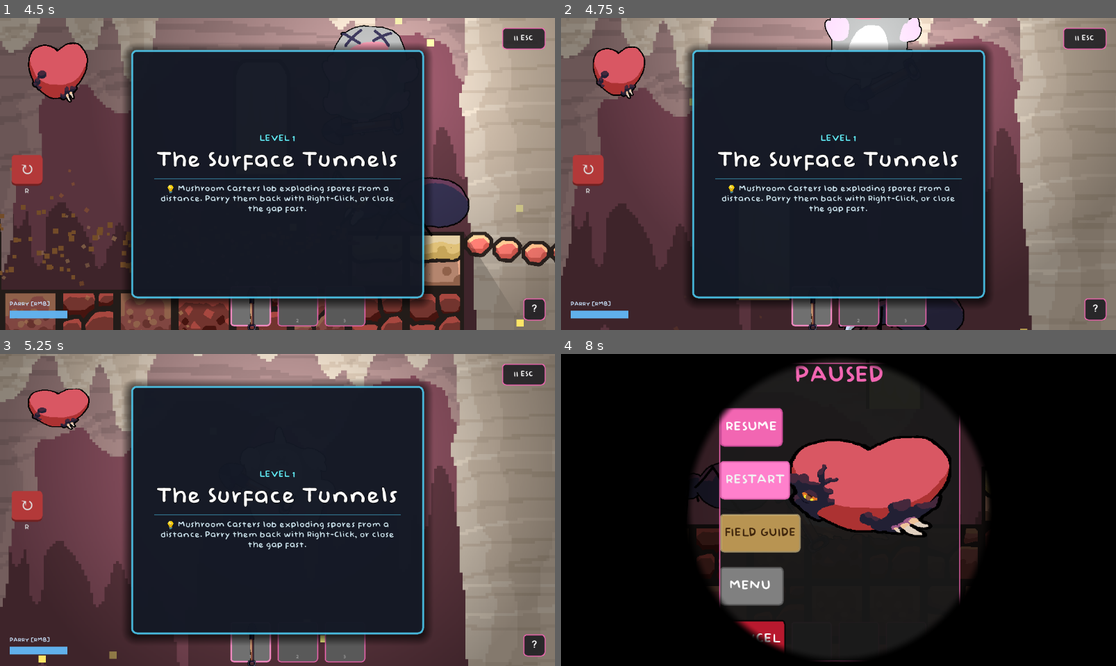
Above: before the commit, frames 1-4 (two rows, left to right).
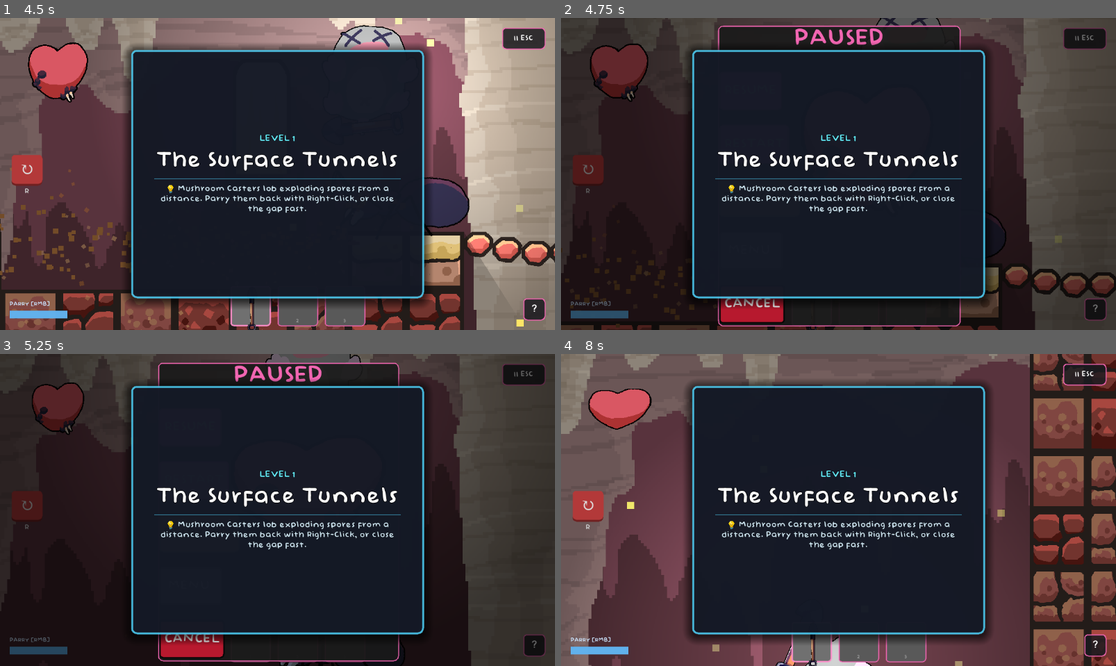
Above: after the commit, the same moments.

Repository: Geofoods/Holy-Moly
Game: Godot game, scene res://scenes/intro.tscn
Two runs of this game, one before a commit and one after it. Both use one fixed random seed, a clock stepped at 60 frames per second and the inputs below. Sound files missing from this copy of the repository are replaced by a short silence.
Inputs (mouse positions are in pixels of both pictures, inside the frame that each line leads up to):
- Up to frame 1 (4.5 s): tap Enter (ui_accept) at 0.5, 0.77, 1.52 s; move the mouse to (399, 158) at 0.52 s; hold Right (ui_right) 0.53-1.28 s; tap P at 0.6, 1.55 s; click (399, 158) at 0.67 s; tap E at 0.8, 1.35, 3.8 s; move the mouse to (166, 189) at 1.27 s; hold Left (ui_left) 1.28-2 s; click "PLAY" at 2 s; click "Level 1 - The Surface Tunnels" at 2.75 s; move the mouse to (333, 105) at 3.52 s; hold Right (ui_right) 3.53-4.28 s; tap Shift (dig_dash) at 3.6 s; move the mouse to (249, 236) at 4.27 s; hold W from 4.28 s (still down); click (249, 236) at 4.35 s
- Up to frame 2 (4.75 s): keep holding W; tap Enter (ui_accept) at 4.52 s; tap P at 4.55 s
- Up to frame 3 (5.25 s): release W at 5 s; click (194, 478) at 5 s, where only the run after the commit has a clickable "RESTART"
- Up to frame 4 (8 s): click (755, 478) at 5.75 s, where only the run after the commit has a clickable "RESTART"; move the mouse to (1005, 556) at 6.52 s; hold Left (ui_left) 6.53-7.25 s; tap P at 6.6 s; tap Enter (ui_accept) at 6.77 s; tap E at 6.8 s; tap Escape at 7.15 s; click (755, 478) at 7.25 s, where only the run before the commit has a clickable "RESTART"

Frame 1 is identical in both runs. In frame 2, 55% of the frame differs, in the area x 0-100%, y 0-100%; in frame 3, 57%; in frame 4, 80%.

Commit message:
[isj
sadasd

Diff:
--- /dev/null
+++ b/scenes/dropped_item.tscn
@@ -0,0 +1,29 @@
+[gd_scene format=3 uid="uid://c6xus6tuhcmf1"]
+
+[ext_resource type="Script" path="res://scripts/dropped_item.gd" id="1_script"]
+
+[sub_resource type="CircleShape2D" id="CircleShape2D_phys"]
+radius = 4.0
+
+[sub_resource type="CircleShape2D" id="CircleShape2D_area"]
+radius = 8.0
+
+[node name="DroppedItem" type="CharacterBody2D"]
+collision_layer = 0
+collision_mask = 1
+script = ExtResource("1_script")
+
+[node name="Sprite2D" type="Sprite2D" parent="."]
+scale = Vector2(0.2, 0.2)
+
+[node name="CollisionShape2D" type="CollisionShape2D" parent="."]
+shape = SubResource("CircleShape2D_phys")
+
+[node name="Area2D" type="Area2D" parent="."]
+collision_layer = 0
+collision_mask = 1
+
+[node name="CollisionShape2D" type="CollisionShape2D" parent="Area2D"]
+shape = SubResource("CircleShape2D_area")
+
+[connection signal="body_entered" from="Area2D" to="." method="_on_area_2d_body_entered"]
--- a/scenes/slimeenemy.tscn
+++ b/scenes/slimeenemy.tscn
@@ -8,7 +8,7 @@
 
 [node name="Enemy" type="CharacterBody2D" unique_id=866104770]
 position = Vector2(2, -1)
-scale = Vector2(0.5, 0.5)
+scale = Vector2(0.25, 0.25)
 collision_layer = 4
 script = ExtResource("1_qykxs")
 
--- a/scripts/bestiary_data.gd
+++ b/scripts/bestiary_data.gd
@@ -131,7 +131,7 @@
 	{
 		"category": "Menus",
 		"rows": [
-			{"label": "ESC", "detail": "Pause the game. Resume, return to the main menu, or quit."},
+			{"label": "P", "detail": "Pause the game. Resume, return to the main menu, or quit."},
 			{"label": "Info button (bottom-right)", "detail": "Opens this screen any time, in a level or from the main menu."},
 		],
 	},
--- a/scripts/chest.gd
+++ b/scripts/chest.gd
@@ -66,28 +66,14 @@
 
 func _grant_item() -> void:
 	var loot := _get_loot_item()
-	Inventory.add_item(loot)
-	_show_item_rise(loot)
+	var dropped_item_scene := preload("res://scenes/dropped_item.tscn")
+	var dropped_item = dropped_item_scene.instantiate()
+	dropped_item.item_data = loot
+	get_parent().add_child(dropped_item)
+	dropped_item.global_position = global_position + Vector2(0, -20)
 
-func _show_item_rise(loot: ItemData) -> void:
-	if not loot.icon_texture:
-		return
-	get_tree().create_timer(0.15).timeout.connect(func():
-		SFX.play("item_pickup", global_position, -4.0, 0.1)
-	)
-	get_tree().create_timer(0.3).timeout.connect(func():
-		SFX.play("coin", global_position, -6.0, 0.1)
-	)
-	var sprite := Sprite2D.new()
-	sprite.texture = loot.icon_texture
-	sprite.global_position = global_position + Vector2(0, -40)
-	sprite.z_index = 20
-	add_child(sprite)
-	var tween := create_tween()
-	tween.set_parallel(true)
-	tween.tween_property(sprite, "global_position:y", sprite.global_position.y - 80.0, 0.8).set_trans(Tween.TRANS_QUAD).set_ease(Tween.EASE_OUT)
-	tween.tween_property(sprite, "modulate:a", 0.0, 0.8)
-	tween.tween_callback(sprite.queue_free)
+	SFX.play("coin", global_position, -6.0, 0.1)
+
 
 func _play_open_animation() -> void:
 	var lid = $Lid
--- /dev/null
+++ b/scripts/dropped_item.gd
@@ -0,0 +1,84 @@
+extends CharacterBody2D
+
+const GRAVITY := 900.0
+const BOUNCE := 0.4
+const MIN_BOUNCE_VELOCITY := 30.0
+
+@export var item_data: ItemData
+
+var _velocity := Vector2.ZERO
+var _is_floating := false
+var _float_time := 0.0
+var _can_pickup := false
+var _y_start_float := 0.0
+var _notification_cooldown := 0.0
+
+@onready var sprite: Sprite2D = $Sprite2D
+@onready var area: Area2D = $Area2D
+
+func _ready() -> void:
+	if item_data:
+		sprite.texture = item_data.icon_texture
+
+	# Avoid physics collisions with the player
+	var player = get_tree().get_first_node_in_group("mole")
+	if player:
+		add_collision_exception_with(player)
+
+	# Spawn with some random velocity popped out of the chest
+	# e.g., upwards and slightly left/right
+	_velocity = Vector2(randf_range(-150.0, 150.0), randf_range(-400.0, -250.0))
+
+	# Delay pickup slightly so player doesn't immediately consume it
+	get_tree().create_timer(0.4).timeout.connect(func():
+		_can_pickup = true
+	)
+
+func _physics_process(delta: float) -> void:
+	if _notification_cooldown > 0.0:
+		_notification_cooldown -= delta
+
+	if not _is_floating:
+		_velocity.y += GRAVITY * delta
+		var collision = move_and_collide(_velocity * delta)
+		if collision:
+			var normal = collision.get_normal()
+			_velocity = _velocity.bounce(normal) * BOUNCE
+			# If we land on a floor or velocity becomes very small, start floating
+			if normal.y < -0.7 or _velocity.length() < MIN_BOUNCE_VELOCITY:
+				_is_floating = true
+				_y_start_float = global_position.y
+				_velocity = Vector2.ZERO
+	else:
+		# Floating bobbing animation
+		_float_time += delta
+		global_position.y = _y_start_float + sin(_float_time * 4.0) * 6.0
+
+	if _can_pickup:
+		for body in area.get_overlapping_bodies():
+			if body.is_in_group("mole"):
+				_try_pickup(body)
+				break
+
+var _is_picked_up := false
+
+func _try_pickup(body: Node2D) -> void:
+	if _is_picked_up:
+		return
+	var success = Inventory.add_item(item_data)
+	if success:
+		_is_picked_up = true
+		# Play pickup sound
+		SFX.play("item_pickup", global_position, -4.0, 0.1)
+		queue_free()
+	else:
+		if _notification_cooldown <= 0.0:
+			_notification_cooldown = 1.5
+			if body.has_method("show_inventory_full_message"):
+				body.show_inventory_full_message()
+
+func _on_area_2d_body_entered(body: Node2D) -> void:
+	if not _can_pickup:
+		return
+	if body.is_in_group("mole"):
+		_try_pickup(body)
--- a/scripts/info_popup.gd
+++ b/scripts/info_popup.gd
@@ -41,7 +41,7 @@
 		_select_entry(Bestiary.get_entries()[0]["id"])
 
 func _input(event: InputEvent) -> void:
-	if is_open and event is InputEventKey and event.pressed and event.keycode == KEY_ESCAPE:
+	if is_open and event is InputEventKey and event.pressed and (event.keycode == KEY_ESCAPE or event.keycode == KEY_P):
 		close()
 		get_viewport().set_input_as_handled()
 
--- a/scripts/mole.gd
+++ b/scripts/mole.gd
@@ -850,3 +850,46 @@
 	_slow_bar.set_anchors_preset(Control.PRESET_FULL_RECT)
 	_slow_bar.color = Color(1.0, 0.5, 0.0, 0.9)
 	bar_bg.add_child(_slow_bar)
+
+func show_inventory_full_message() -> void:
+	var canvas := get_parent().get_node_or_null("CanvasLayer")
+	if not canvas:
+		return
+
+	var existing = canvas.get_node_or_null("InventoryFullLabel")
+	if existing:
+		existing.queue_free()
+
+	var label := Label.new()
+	label.name = "InventoryFullLabel"
+	label.text = "Inventory Full!"
+	label.horizontal_alignment = HORIZONTAL_ALIGNMENT_CENTER
+	label.vertical_alignment = VERTICAL_ALIGNMENT_CENTER
+
+	label.add_theme_color_override("font_color", Color(1.0, 0.1, 0.1, 1.0))
+	label.add_theme_font_size_override("font_size", 32)
+	var font := load("res://Baby Doll.otf") as Font
+	if font:
+		label.add_theme_font_override("font", font)
+
+	label.anchor_left = 0.5
+	label.anchor_right = 0.5
+	label.anchor_top = 0.5
+	label.anchor_bottom = 0.5
+	label.grow_horizontal = Control.GROW_DIRECTION_BOTH
+	label.grow_vertical = Control.GROW_DIRECTION_BOTH
+	label.offset_left = -150
+	label.offset_right = 150
+	label.offset_top = -20
+	label.offset_bottom = 20
+
+	canvas.add_child(label)
+
+	var tween := create_tween()
+	label.scale = Vector2(0.8, 0.8)
+	label.pivot_offset = Vector2(150, 20)
+	tween.tween_property(label, "scale", Vector2(1.1, 1.1), 0.15).set_trans(Tween.TRANS_BACK).set_ease(Tween.EASE_OUT)
+	tween.tween_property(label, "scale", Vector2(1.0, 1.0), 0.1)
+	tween.tween_interval(1.0)
+	tween.tween_property(label, "modulate:a", 0.0, 0.5)
+	tween.tween_callback(label.queue_free)
--- a/scripts/pause_menu.gd
+++ b/scripts/pause_menu.gd
@@ -22,7 +22,7 @@
 
 func _input(event: InputEvent) -> void:
 	if event is InputEventKey and event.pressed:
-		if event.keycode == KEY_ESCAPE:
+		if event.keycode == KEY_P:
 			toggle_pause()
 			get_tree().root.set_input_as_handled()
 
--- a/scripts/slime_enemy.gd
+++ b/scripts/slime_enemy.gd
@@ -4,7 +4,7 @@
 const DETECT_RANGE := 300.0
 const JUMP_VELOCITY := -900.0
 const JUMP_HORIZONTAL := 700.0
-const MAX_HEALTH := 2.0
+const MAX_HEALTH := 1.0
 const POISON_DURATION := 2.0
 const POISON_DAMAGE_INTERVAL := 0.25
 const POISON_TILE_INTERVAL := 0.5
@@ -24,6 +24,7 @@
 
 @onready var hurtbox: Area2D = $Area2D
 @onready var poison_sprite: Sprite2D = $Poison
+@onready var visual: Sprite2D = $Visual
 
 func _ready() -> void:
 	hurtbox.area_entered.connect(_on_hurtbox_area_entered)
@@ -154,10 +155,54 @@
 	draw_rect(Rect2(offset, Vector2(bar_w * ratio, bar_h)), fill)
 
 func die() -> void:
+	SFX.play("enemy_death", global_position)
 	ComboManager.increment()
 	set_physics_process(false)
 	hurtbox.set_deferred("monitorable", false)
-	var tw := create_tween()
-	tw.tween_property(self, "modulate:a", 0.0, 0.3)
-	tw.tween_property(poison_sprite, "modulate:a", 0.0, 0.3)
-	tw.tween_callback(queue_free)
+
+	var tween := create_tween()
+	tween.tween_property(self, "scale", scale * 1.8, 0.1).set_trans(Tween.TRANS_BACK).set_ease(Tween.EASE_OUT)
+	tween.tween_callback(_break_apart)
+	tween.tween_interval(0.5)
+	tween.tween_callback(queue_free)
+
+func _break_apart() -> void:
+	visual.visible = false
+	poison_sprite.visible = false
+
+	var source_tex := visual.texture
+	var source_region := Rect2(Vector2.ZERO, source_tex.get_size())
+
+	var w := source_region.size.x
+	var h := source_region.size.y
+	var ox := source_region.position.x
+	var oy := source_region.position.y
+
+	var cols := 4
+	var rows := 2
+	var pw := w / cols
+	var ph := h / rows
+	var center_offset := Vector2(w * 0.5, h * 0.5)
+
+	for col in cols:
+		for row in rows:
+			var local_center := Vector2(col * pw + pw * 0.5, row * ph + ph * 0.5) - center_offset
+			var sub_rect := Rect2(ox + col * pw, oy + row * ph, pw, ph)
+
+			var piece := Sprite2D.new()
+			piece.texture = source_tex
+			piece.region_enabled = true
+			piece.region_rect = sub_rect
+			piece.scale = visual.scale * 0.5
+			piece.position = visual.position + local_center
+			add_child(piece)
+
+			var angle := randf_range(0.0, TAU)
+			var speed := randf_range(150.0, 350.0)
+			var vel := Vector2.RIGHT.rotated(angle) * speed
+
+			var pt := create_tween()
+			pt.tween_property(piece, "position", piece.position + vel, 0.5).set_ease(Tween.EASE_OUT)
+			pt.parallel().tween_property(piece, "rotation", randf_range(-4.0, 4.0), 0.5).set_ease(Tween.EASE_OUT)
+			pt.parallel().tween_property(piece, "modulate", Color(1, 1, 1, 0), 0.5).set_ease(Tween.EASE_IN)
+			pt.tween_callback(piece.queue_free)
Not shown: 1 places in scenes/level_08.tscn that only renumber resources
Not shown, added: scripts/dropped_item.gd.uid
